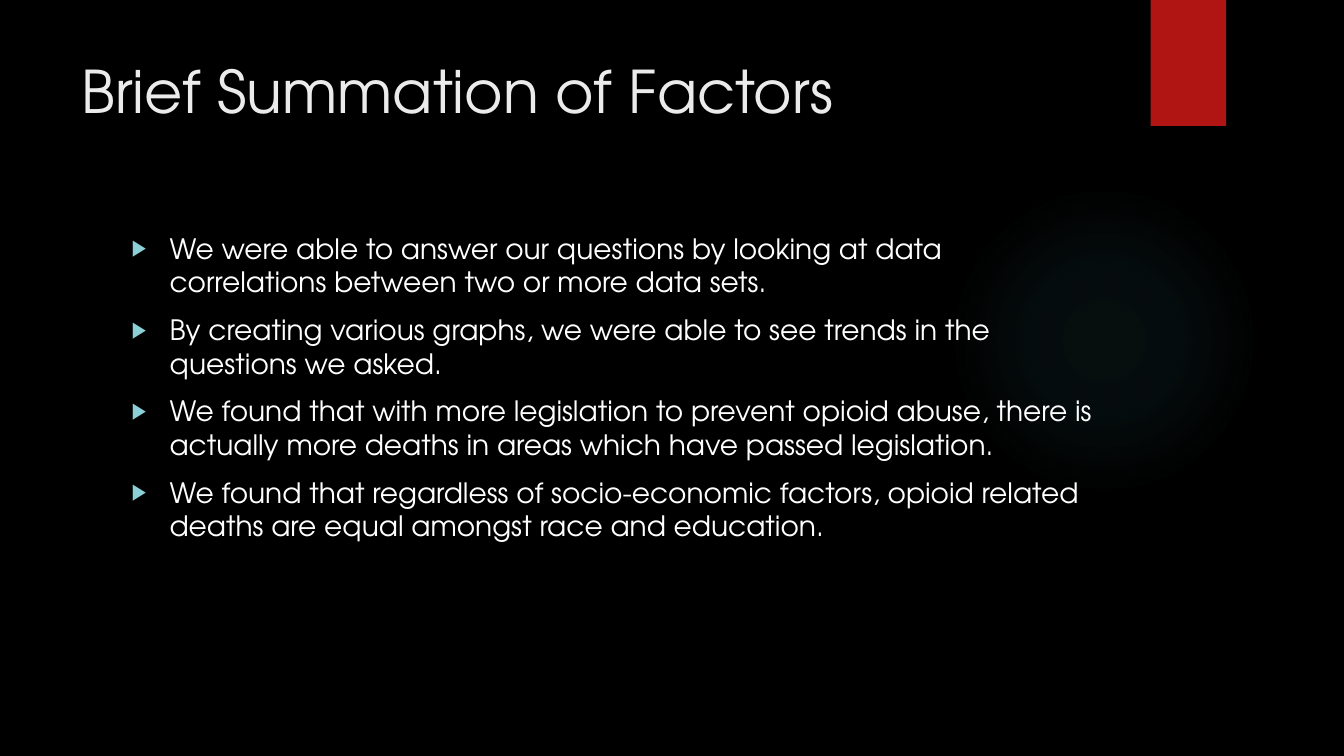
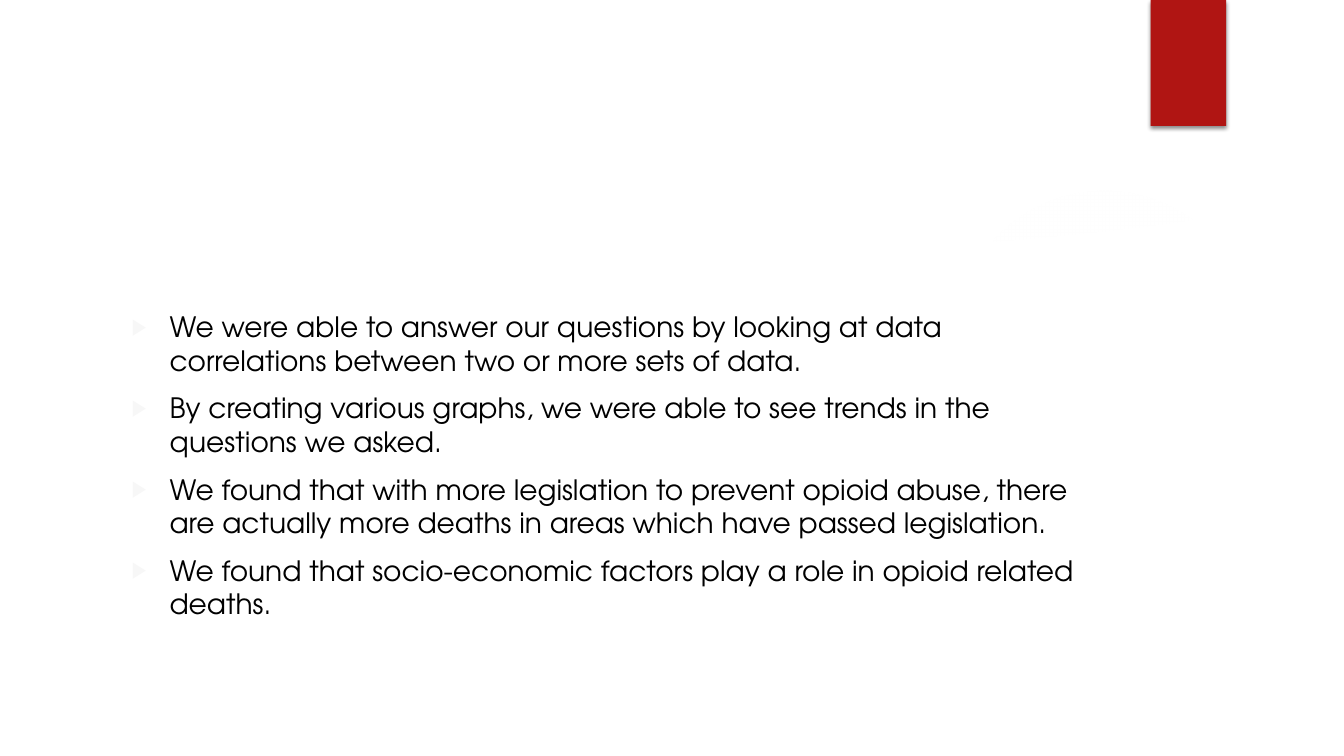
Before and after one commit to GregPoppe/opioid_project, a slide deck: slide 5 of Opioid_Crisis.pptx. Drawn at 1344x756 pixels with LibreOffice and Linux fonts; fonts in the diff are those of the drawing; background and template pictures are left out. Boxes give left, top, right and bottom in pixels: in the first picture for what was removed or moved away, otherwise in the second. Text is boxed around its words. In the diff, an @@ line names an element or a change of style, - is before the commit and + after.

```diff
--- a/Opioid_Crisis.pptx
+++ b/Opioid_Crisis.pptx
@@ rectangle removed at bbox=[1150, 0, 1226, 126] @@
@@ rectangle added at bbox=[1150, 0, 1226, 126], fill #B01513 @@
@@ title "Brief Summation of Factors": place and size @@
-title "Brief Summation of Factors" at bbox=[81, 68, 834, 114]
+title "Brief Summation of Factors" at bbox=[601, 341, 719, 582]
@@ title "Brief Summation of Factors" at bbox=[601, 341, 719, 582]: text colour #EBEBEB to #FFFFFF; vertical alignment top to middle @@
@@ freeform shape added at bbox=[962, 161, 1344, 252], fill #FFFFFF at 20% opacity @@
@@ freeform shape added at bbox=[0, 195, 1344, 756], fill #FFFFFF @@
@@ ellipse at bbox=[949, 185, 1259, 495]: fill gradient #50B9C1 to gradient #F3F3F3 @@
@@ text "We were able to answer ...": place and size @@
-text "We were able to answer ..." at bbox=[170, 238, 1091, 542]
+text "We were able to answer ..." at bbox=[170, 316, 1074, 615]
@@ text at bbox=[170, 316, 941, 372]: text changed; text colour #FFFFFF to #000000 @@
-▶ We were able to answer our questions by looking at data correlations between two or more data sets.
+▶ We were able to answer our questions by looking at data correlations between two or more sets of data.
@@ text at bbox=[170, 397, 990, 458]: text colour #FFFFFF to #000000 in "By creating various graphs, we were able ..."; bullet colour #8AD0D6 to #F7F7F7 @@
@@ text at bbox=[170, 479, 1074, 615]: text changed; text colour #FFFFFF to #000000 @@
-▶ We found that with more legislation to prevent opioid abuse, there is actually more deaths in areas which have passed legislation.
-▶ We found that regardless of socio-economic factors, opioid related deaths are equal amongst race and education.
+▶ We found that with more legislation to prevent opioid abuse, there are actually more deaths in areas which have passed legislation.
+▶ We found that socio-economic factors play a role in opioid related deaths.
```
Also in this commit, not shown: 8 other slides changed, 21 slides added, 6 slides removed.
